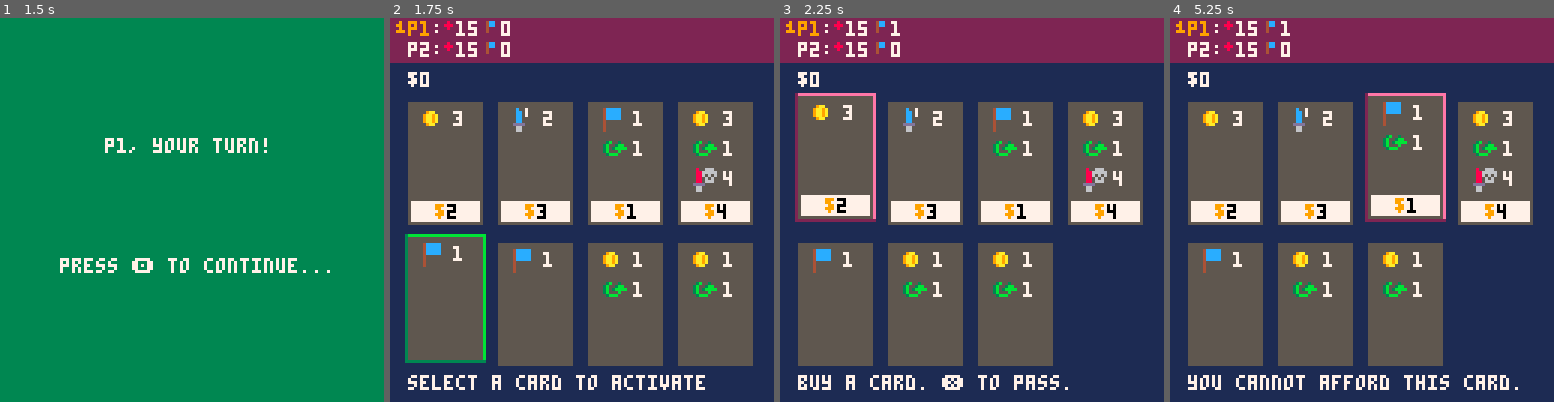
Above: before the commit, frames 1-4 (left to right).
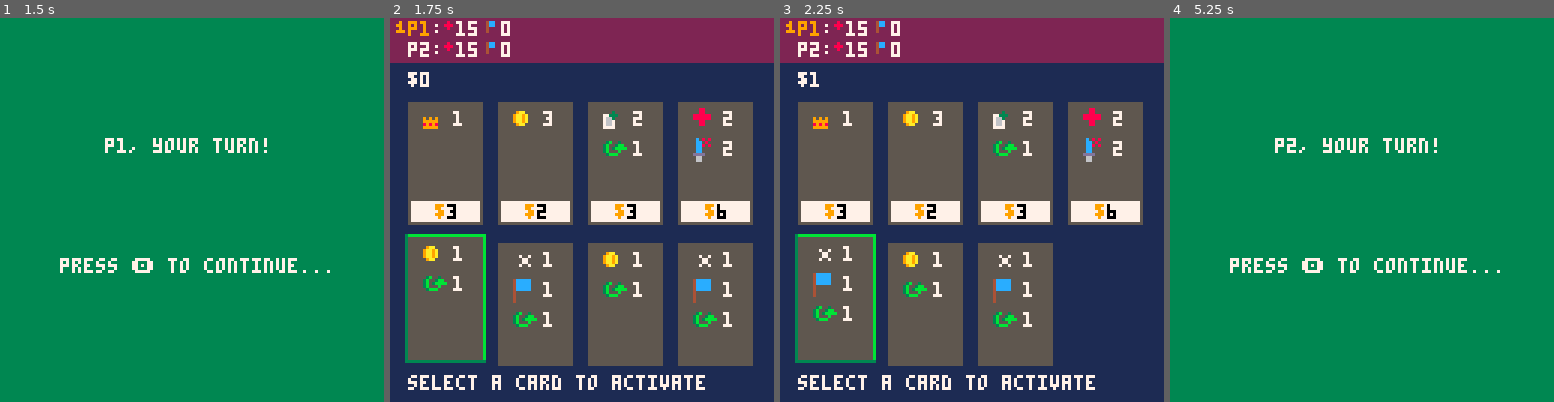
Above: after the commit, the same moments.

Repository: camden/minidom
Game: PICO-8 cartridge dom.p8
Two runs of this game, one before a commit and one after it. Both use one fixed random seed, a clock stepped at 60 frames per second and the inputs below.
Inputs:
- Up to frame 1 (1.5 s): tap X (X key) at 0.33, 1.07 s; tap O (Z key) at 0.7 s
- Up to frame 2 (1.75 s): hold Right from 1.6 s (still down); tap O (Z key) at 1.7 s
- Up to frame 3 (2.25 s): tap X (X key) at 1.85 s; release Right at 2.1 s; tap O (Z key) at 2.1 s
- Up to frame 4 (5.25 s): hold Right 2.47-3.03 s; tap O (Z key) every 0.4 s from 2.5 to 4.9 s; tap X (X key) at 2.97, 4.08, 5.2 s; hold Left 3.08-3.58 s; hold Right 4.02-4.68 s; hold Left from 5.08 s (still down)

Frame 1 is identical in both runs. In frame 2, 3.0% of the frame differs, in the area x 8-90%, y 23-81%; in frame 3, 7.2%; in frame 4, 100%, in the area x 0-100%, y 0-100%.

Commit message:
added discard mechanic

Diff:
--- a/dom.p8
+++ b/dom.p8
@@ -35,6 +35,9 @@
 }
 
 effect_types = {
+  discard_cards = {
+    spr_num = 0
+  },
   take_first_player = {
     spr_num = 11
   },
@@ -315,6 +318,8 @@
   cur_card_activation = nil
   cur_active_card_effect_num = nil
   cur_active_card = nil
+
+  update_status_message(1)
 
   cur_player_actions -= 1
 
@@ -378,6 +383,8 @@
     end
   elseif fx.kind == effect_types.add_actions then
     cur_player_actions += fx.value
+  elseif fx.kind == effect_types.discard_cards then
+    do_effect_discard_cards(fx)
   elseif fx.kind == effect_types.draw_cards then
     do_effect_draw_cards(fx)
   elseif fx.kind == effect_types.attack_one then
@@ -387,6 +394,28 @@
   end
 end
 
+function do_effect_discard_cards(fx)
+  local cards_discarded = 0
+
+  while cards_discarded < fx.value do
+    if len(cur_hand()) == 0 then
+      return
+    end
+
+    selected_index = 1
+    cur_selection_kind = selection.hand
+    status_msg = 'discard a card.'
+
+    yield()
+
+    -- discard the selected card
+    local card_to_discard = cur_hand()[selected_index]
+    add(cur_discard_pile(), card_to_discard)
+    del(cur_hand(), card_to_discard)
+    cards_discarded += 1
+  end
+end
+
 function do_effect_draw_cards(fx)
   local cards_drawn = 0
 
@@ -395,7 +424,7 @@
       -- now we must discard a card before we continue
       selected_index = 1
       cur_selection_kind = selection.hand
-      status_msg = 'discard a card to draw again'
+      status_msg = 'discard a card to draw again.'
       yield()
 
       -- discard the selected card
@@ -564,9 +593,11 @@
   local attack_one_fx = make_effect(effect_types.attack_one, 1)
   local cards_fx = make_effect(effect_types.draw_cards, 2)
   local actions_fx = make_effect(effect_types.add_actions, 1)
+  local discard_fx = make_effect(effect_types.discard_cards, 1)
 
   add_cards(make_card(1, gold_fx, actions_fx), 3, player)
   add_cards(make_card(1, points_fx), 3, player)
+  add_cards(make_card(1, discard_fx, points_fx, actions_fx), 4, player)
 end
 
 function add_cards(card, amount, player)
